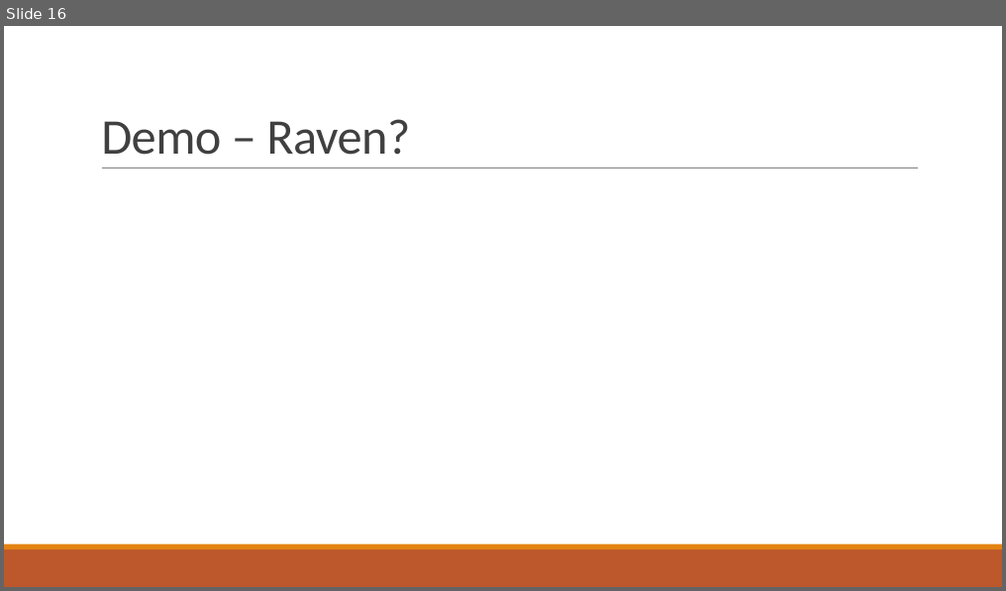
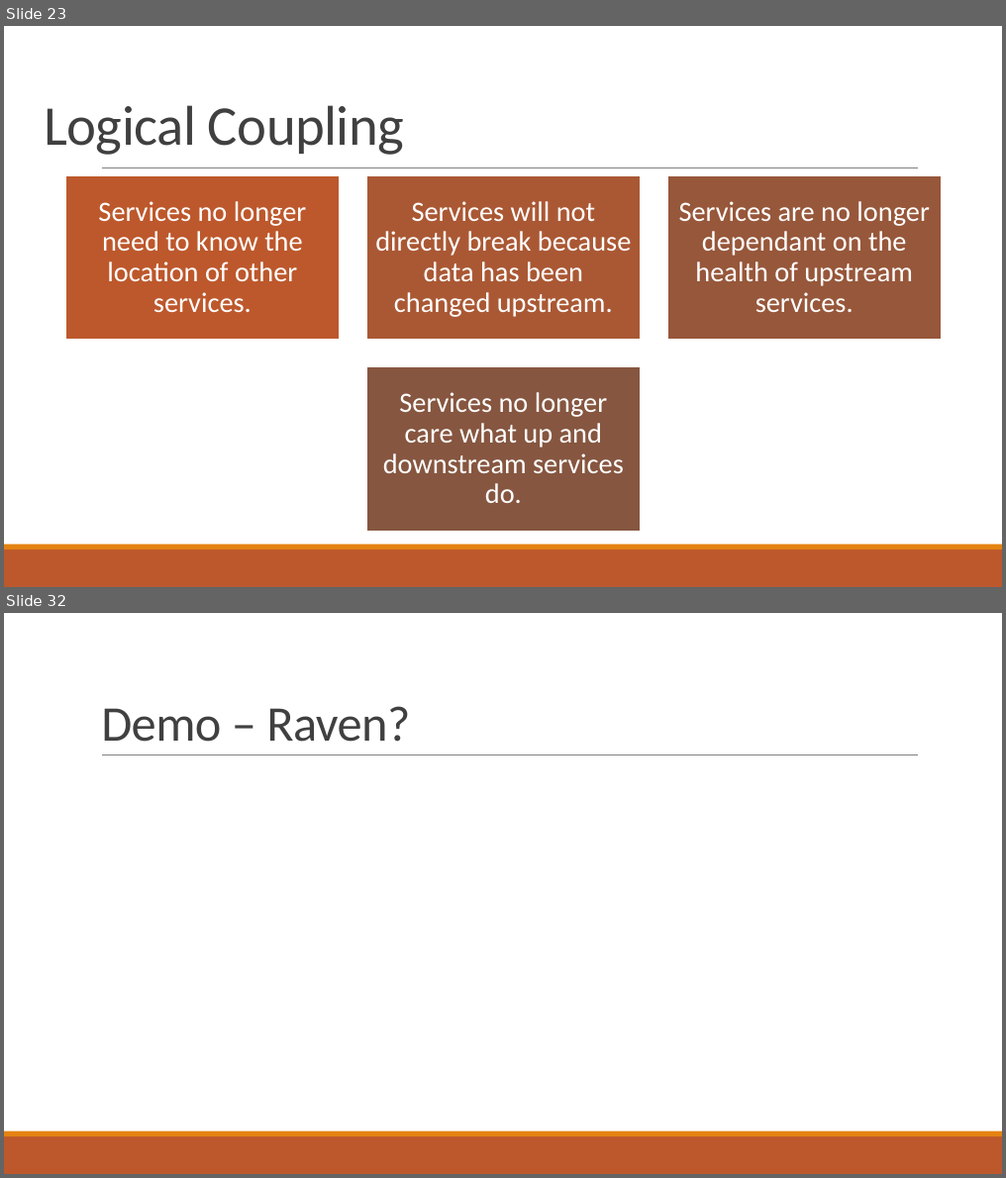
Before and after one commit to pcmichaels/SoftwareArchitectureTalk, a slide deck: Slides/In Search of The Forth Chord.pptx. Shown one above the other, each under a label of ours: slide 16 before the commit, slides 23 and 32 after it; the slides between them are not shown. The pictures are 1006x591 and 1006x1178 pixels, drawn with LibreOffice and Linux fonts; fonts in the diff are those of the drawing. Boxes give left, top, right and bottom in pixels: in the first picture for what was removed or moved away, otherwise in the second. Text is boxed around its words. In the diff, an @@ line names an element or a change of style, - is before the commit and + after.

```diff
--- a/Slides/In Search of The Forth Chord.pptx
+++ b/Slides/In Search of The Forth Chord.pptx
@@ slide 23 added at <box>4,26,1002,587</box>, background #FFFFFF; not listed: 3 template elements that a slide beside it also shows @@
@@ title added at <box>44,105,404,155</box>, 54 pt, text #404040 @@
+Logical Coupling
@@ group added at <box>65,175,941,531</box>: 4 rectangles, 4 texts @@
+Services no longer need to know the location of other services.
+Services will not directly break because data has been changed upstream.
+Services are no longer dependant on the health of upstream services.
+Services no longer care what up and downstream services do.
@@ what was slide 16 is now slide 32 @@
```
Also in this commit, not shown: 3 slides changed, 16 other slides added, 1 slide removed.
